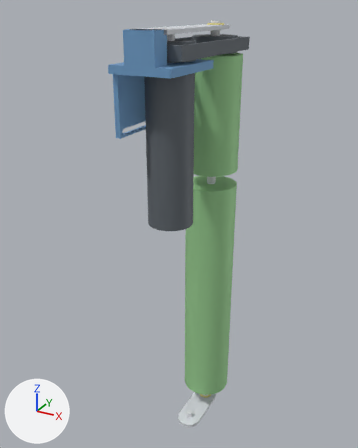
The glTF model cad/advantagescope/Robot_BIOBUZZ/model_1.glb: old version first, new version second.
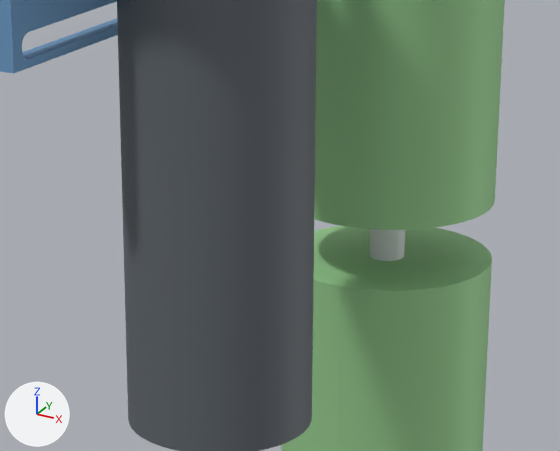
Each version is shown whole from a 50 mm lens placed at (0.405, -0.49, 0.212), pointed at (0.2, -0.116, 0.026), then close up on the part from 33% to 71% of the width and 27% to 51% of the height. The axes (+X, +Y, +Z) are drawn at lower left. The lights are the same throughout. The last two pictures show the newer version. Vertices at exactly the same position are counted once.

Before the edit, the objects in view are built like this:
```python
me_part_0 = bpy.data.meshes.new('part_0')
me_part_0.from_pydata(...)  # a 42-sided cylinder along z spanning x 0.213..0.221, y -0.089..-0.081, z -0.201..0.201; a 42-sided cylinder along z spanning x 0.215..0.22, y -0.127..-0.122, z -0.201..-0.189; a 42-sided cylinder along z spanning x 0.213..0.221, y -0.166..-0.158, z 0.169..0.196
me_part_0.materials.append(mat_material_0)  # white #e7eaed
me_part_4 = bpy.data.meshes.new('part_4')
me_part_4.from_pydata(...)  # 268 vertices, 524 faces; spans x 0.1953..0.2395, y -0.1846..-0.0629, z 0.0488..0.19
me_part_4.materials.append(mat_material_4)  # grey #656c72
me_part_5 = bpy.data.meshes.new('part_5')
me_part_5.from_pydata(...)  # 441 vertices, 886 faces; spans x 0.192..0.2414, y -0.2025..-0.1238, z 0.124..0.1983
me_part_5.materials.append(mat_material_5)  # blue #74a4ce
ob_part_0 = bpy.data.objects.new('part_0', me_part_0)
ob_part_0.location = (0.0, 0.0, 0.0)
ob_part_4 = bpy.data.objects.new('part_4', me_part_4)
ob_part_4.location = (0.0, 0.0, 0.0)
ob_part_5 = bpy.data.objects.new('part_5', me_part_5)
ob_part_5.location = (0.0, 0.0, 0.0)
# also in view: 'part_1' at (0.217, -0.085, 0.0)
```
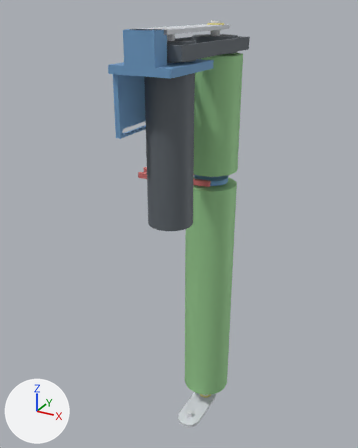
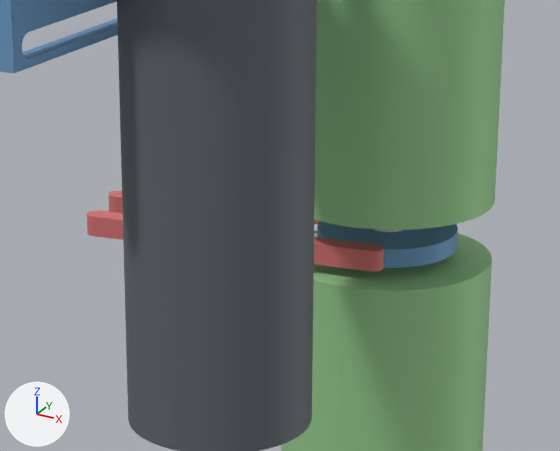
Changed parts and their boxes [x1, y1, x2, y2] in the close-ups (560 x 451 px):
'part_5', reshaped
    before: [0, 0, 118, 73]
    after: [0, 0, 458, 268]
'part_6', added
    after: [87, 191, 384, 272]
part 1 of me_part_5, added (blue)
    after: [317, 221, 458, 268]
'part_0', unchanged, covered by the edit
    before: [370, 229, 405, 261]
    after: [373, 229, 401, 232]

Edits to the bpy script that builds the scene:
```text
Add mat_material_6:
    mat_material_6 = principled_material('Material_6')
    mat_material_6.base_color = (0.749, 0.2, 0.2)  # pink #e07c7c
    mat_material_6.metallic = 0.2
    mat_material_6.roughness = 0.6
Change me_part_5:
    used by ob_part_5; location = (0.0, 0.0, 0.0)
    remove me_part_5.from_pydata(...)  # 441 vertices, 886 faces; spans x 0.192..0.2414, y -0.2025..-0.1238, z 0.124..0.1983
    add me_part_5.from_pydata(...)  # 537 vertices, 1074 faces; spans x 0.192..0.2414, y -0.2025..-0.0691, z 0.0622..0.1983
    me_part_5 part 1: a new loose piece of 96 vertices spanning x 0.2014..0.2334, y -0.1011..-0.0691, z 0.0622..0.0665, in mat_material_5 (blue #74a4ce)
Add me_part_6:
    me_part_6.from_pydata(...)  # 200 vertices, 392 faces; spans x 0.1481..0.2237, y -0.1117..-0.0672, z 0.062..0.0668
    me_part_6.materials.append(mat_material_6)  # pink #e07c7c
Add ob_part_6:
    ob_part_6 = bpy.data.objects.new('part_6', me_part_6)
    ob_part_6.location = (0.0, 0.0, 0.0)
```
